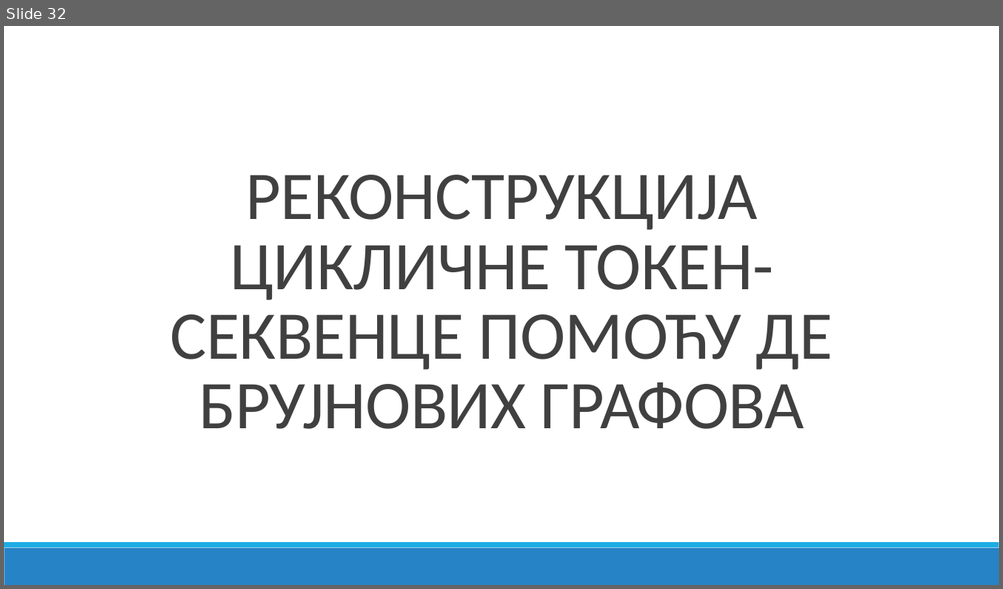
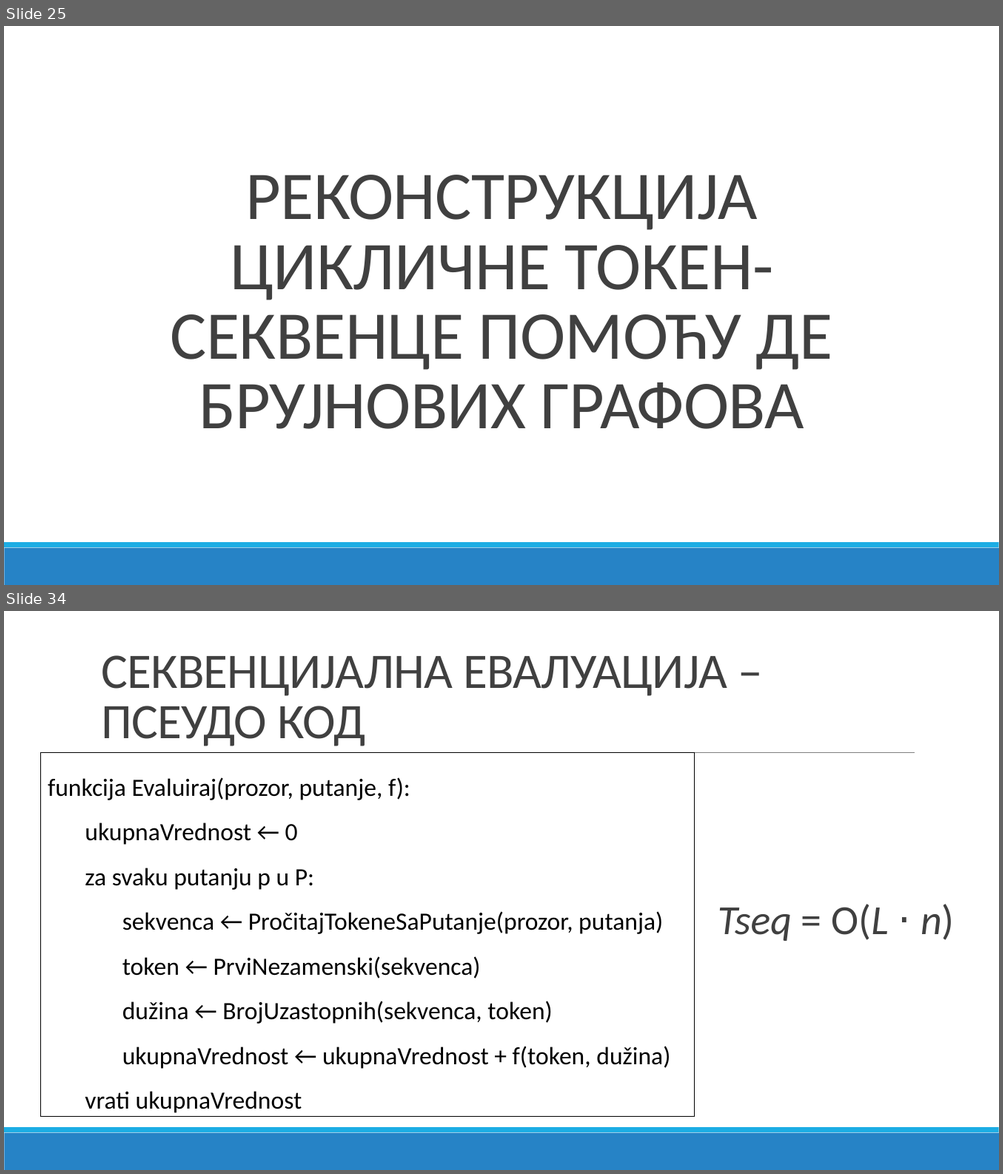
Before and after one commit to bxgda/diplomski-rad, a slide deck: PREZENTACIJA_JB.pptx. Shown one above the other, each under a label of ours: slide 32 before the commit, slides 25 and 34 after it; the slides between them are not shown. The pictures are 1003x589 and 1003x1174 pixels, drawn with LibreOffice and Linux fonts; fonts in the diff are those of the drawing. Boxes give left, top, right and bottom in pixels: in the first picture for what was removed or moved away, otherwise in the second. Text is boxed around its words. In the diff, an @@ line names an element or a change of style, - is before the commit and + after.

```diff
--- a/PREZENTACIJA_JB.pptx
+++ b/PREZENTACIJA_JB.pptx
@@ slide 34 added at box(4, 611, 999, 1170), background #FFFFFF; not listed: 2 template elements that a slide beside it also shows @@
@@ title added at box(101, 655, 727, 746), 48 pt, text #404040 @@
+СЕКВЕНЦИЈАЛНА ЕВАЛУАЦИЈА – ПСЕУДО КОД
@@ rectangle added at box(40, 753, 694, 1118), outline #000000 0.75 pt, 24 pt, text #000000 @@
+funkcija Evaluiraj(prozor, putanje, f):
+ukupnaVrednost ← 0
+za svaku putanju p u P:
+sekvenca ← PročitajTokeneSaPutanje(prozor, putanja)
+token ← PrviNezamenski(sekvenca)
+dužina ← BrojUzastopnih(sekvenca, token)
+ukupnaVrednost ← ukupnaVrednost + f(token, dužina)
+vrati ukupnaVrednost
@@ line added from (102, 753) to (915, 753), #808080 0.5 pt @@
@@ text added at box(717, 904, 954, 941), 40 pt, text #404040, italic @@
+  Tseq = O(L ⋅ n)
@@ what was slide 32 is now slide 25 @@
```
Also in this commit, not shown: 2 slides changed, 14 other slides added, 8 slides removed.
